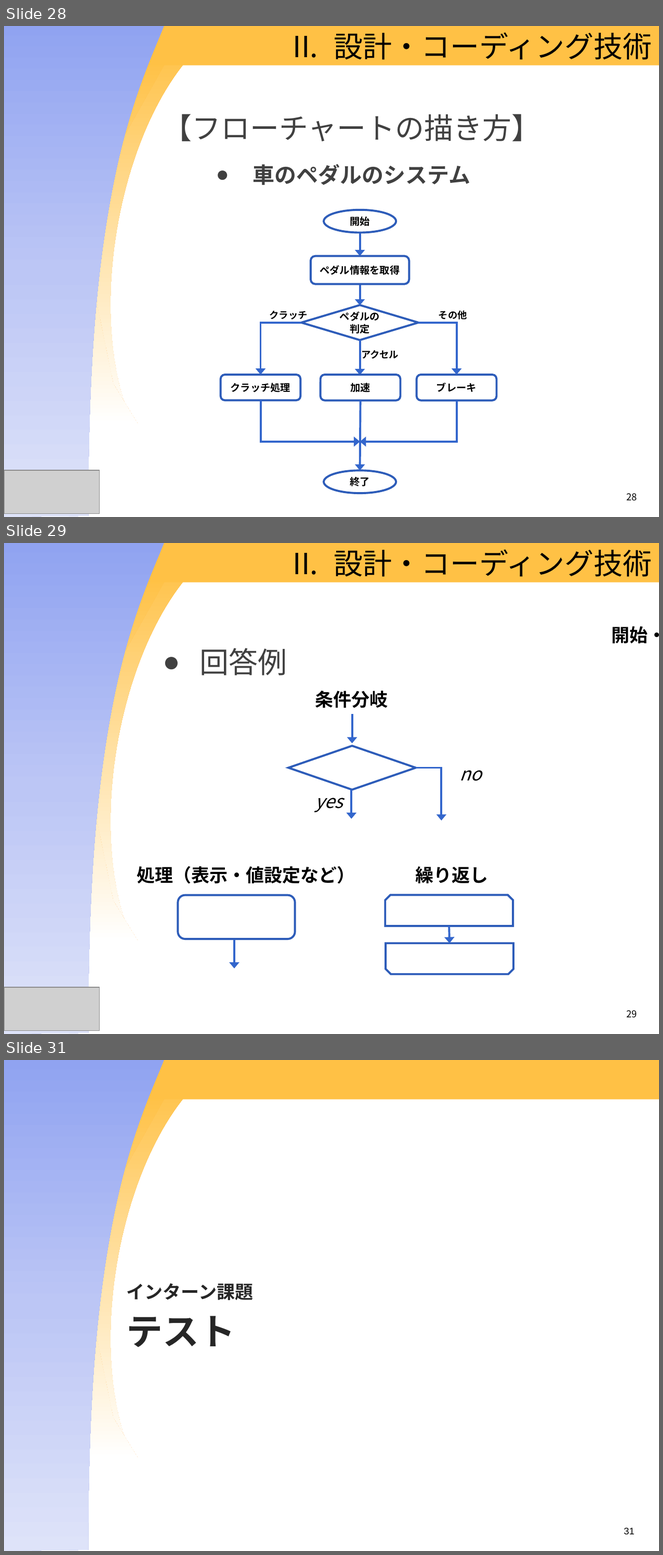
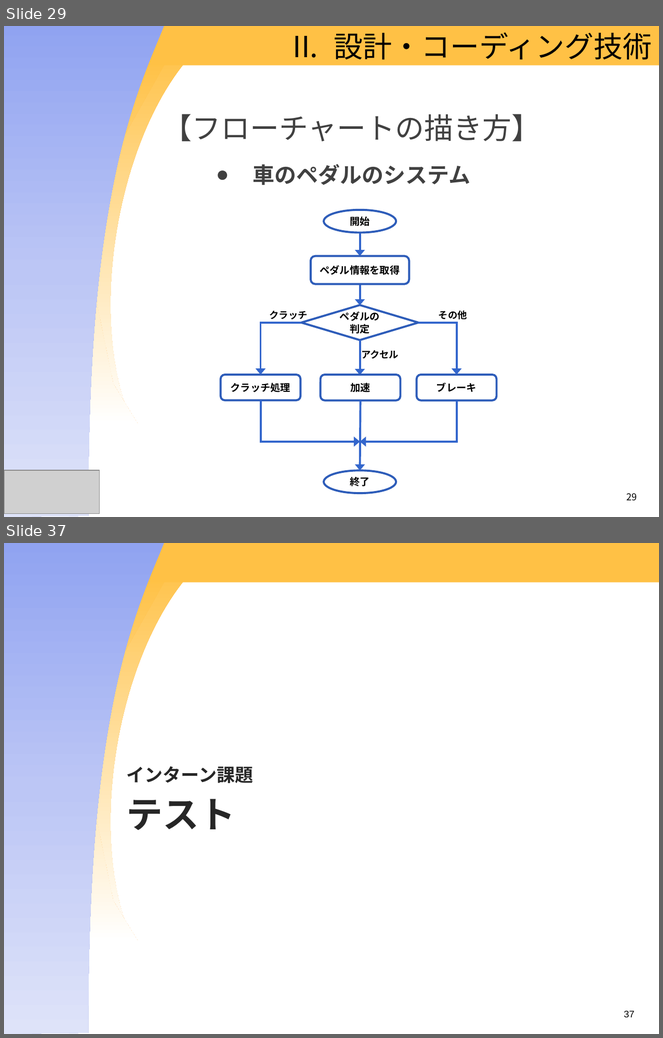
Before and after one commit to OIS-Takenaka/Internship2016, a slide deck: docs/[アプリ]インターンテキスト2016(冬)_第1版.pptx. Shown one above the other, each under a label of ours: slides 28, 29 and 31 before the commit, slides 29 and 37 after it; the slides between them are not shown. The pictures are 663x1555 and 663x1038 pixels, drawn with LibreOffice and Linux fonts; fonts in the diff are those of the drawing; grey boxes stand for pictures; background and template pictures are left out. Boxes give left, top, right and bottom in pixels: in the first picture for what was removed or moved away, otherwise in the second. Text is boxed around its words. In the diff, an @@ line names an element or a change of style, - is before the commit and + after.

```diff
--- a/docs/[アプリ]インターンテキスト2016(冬)_第1版.pptx
+++ b/docs/[アプリ]インターンテキスト2016(冬)_第1版.pptx
@@ slide 29 removed at bbox=[4, 543, 659, 1034], background #FFFFFF; not listed: 4 template elements that a slide beside it also shows @@
@@ title removed at bbox=[334, 549, 652, 577] @@
-II. 設計・コーディング技術
@@ text removed at bbox=[611, 626, 659, 643] @@
-開始・終了
@@ text removed at bbox=[200, 648, 287, 676] @@
-● 回答例
@@ text removed at bbox=[315, 691, 388, 708] @@
-条件分岐
@@ arrow removed from (352, 715) to (352, 744) @@
@@ diamond removed at bbox=[288, 746, 415, 790] @@
@@ elbow arrow removed from (416, 768) to (442, 821) @@
@@ text removed at bbox=[460, 770, 482, 781] @@
-no
@@ arrow removed from (351, 790) to (351, 819) @@
@@ text removed at bbox=[315, 798, 343, 813] @@
-yes
@@ text removed at bbox=[137, 866, 356, 884] @@
-処理（表示・値設定など）
@@ text removed at bbox=[415, 866, 488, 884] @@
-繰り返し
@@ rounded rectangle removed at bbox=[178, 896, 295, 939] @@
@@ snip same rect removed at bbox=[385, 896, 513, 926] @@
@@ arrow removed from (450, 926) to (450, 943) @@
@@ arrow removed from (235, 939) to (235, 969) @@
@@ snip same rect removed at bbox=[386, 943, 514, 974] @@
@@ picture removed at bbox=[4, 987, 100, 1031] @@
@@ page number removed at bbox=[626, 1010, 637, 1018] @@
-29
@@ what was slide 28 is now slide 29 @@
@@ page number at bbox=[626, 493, 637, 501]: text changed @@
-28
+29
@@ what was slide 31 is now slide 37 @@
@@ page number at bbox=[624, 1011, 634, 1018]: text changed @@
-31
+37
```
Also in this commit, not shown: 3 slides changed, 3 slides added, 10 other files.
